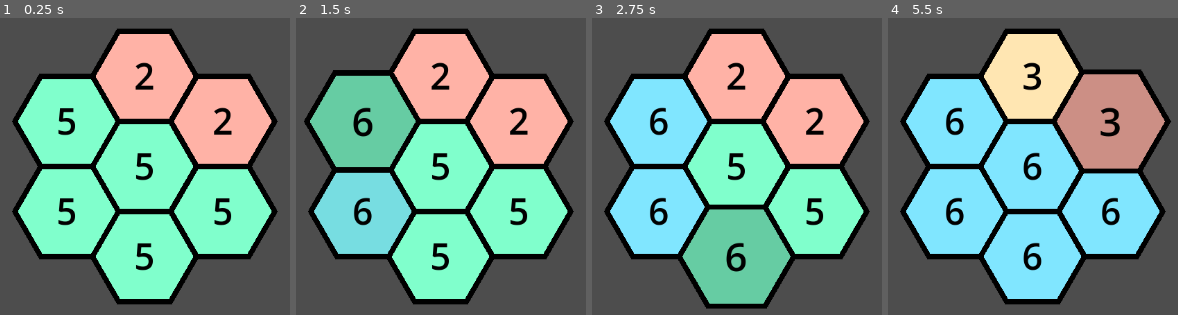
Above: before the commit, frames 1-4 (left to right).
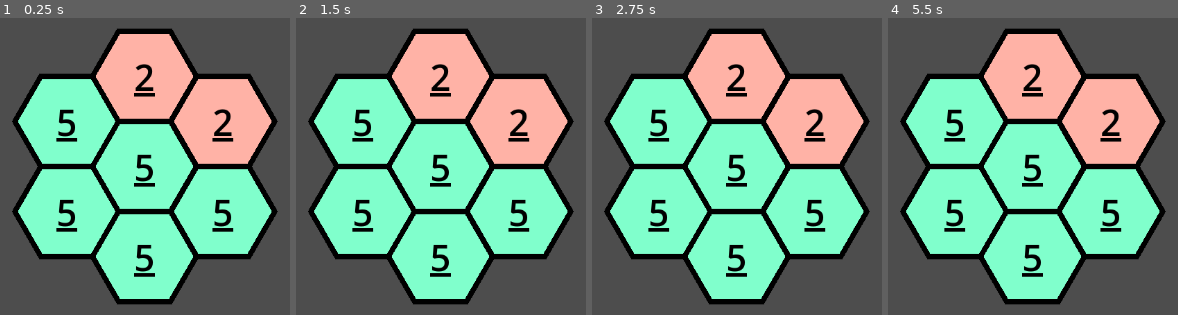
Above: after the commit, the same moments.

Repository: CattacoCattaco/Fillhex
Game: Godot game, scene res://hex_grid/hex_grid.tscn
Same seed, same stepped clock (60 frames per second), same inputs: the game is played once before the commit and once after it.
Inputs (mouse positions are in pixels of both pictures, inside the frame that each line leads up to):
- Up to frame 1 (0.25 s): no input
- Up to frame 2 (1.5 s): tap Enter at 0.5 s; move the mouse to (362, 211) at 0.52 s; hold Right 0.53-1.28 s; tap Alt at 0.6 s; click (362, 211) at 0.67 s; tap Space at 1.25 s; move the mouse to (362, 121) at 1.27 s; hold Down from 1.28 s (still down); tap Shift at 1.35 s; click (362, 121) at 1.42 s
- Up to frame 3 (2.75 s): tap Enter at 2 s; move the mouse to (737, 255) at 2.02 s; release Down at 2.03 s; hold Right from 2.03 s (still down); tap Alt at 2.1 s; click (737, 255) at 2.17 s
- Up to frame 4 (5.5 s): tap Space at 2.75, 4.25 s; move the mouse to (1033, 166) at 2.77 s; release Right at 2.78 s; hold Up 2.78-3.53 s; tap Shift at 2.85, 4.35 s; click (1033, 166) at 2.92 s; tap Enter at 3.5 s; move the mouse to (1033, 77) at 3.52 s; hold Left 3.53-5.03 s; tap Alt at 3.6, 5.1 s; click (1033, 77) at 3.67 s; move the mouse to (1111, 211) at 4.27 s; click (1111, 211) at 4.42 s; move the mouse to (1111, 121) at 5.02 s; hold Down from 5.03 s (still down); click (1111, 121) at 5.17 s

The runs differ from the first frame. In frame 1, 2.3% of the frame differs, in the area x 19-81%, y 14-88%; in frame 2, 18%; in frame 3, 26%; in frame 4, 53%, in the area x 6-98%, y 5-95%.

Commit message:
Create Givens
A hex can now be given, meaning that it can't be edited as it is known to be correct. It is underlined to show that it is given

Diff:
--- a/hex/hex.gd
+++ b/hex/hex.gd
@@ -35,16 +35,22 @@
 		number = value
 		queue_redraw()
 
+@export var given: bool = true:
+	set(value):
+		given = value
+		queue_redraw()
 
 @export var update: bool = false:
 	set(value):
 		update = false
 		queue_redraw()
 
+
 @onready var color: Color = COLORS[number]:
 	set(value):
 		color = value
 		queue_redraw()
+
 
 var zoom_factor: float = 1.0:
 	set(value):
@@ -52,6 +58,8 @@
 		queue_redraw()
 
 var label: Label
+
+var zoom_tween: Tween
 
 
 func _ready() -> void:
@@ -68,32 +76,26 @@
 
 	draw_polyline(corners, Color.BLACK, max(scale_factor * 0.1, 3))
 
-	if not label:
-		label = Label.new()
-
-		add_child(label)
-
-		label.label_settings = LabelSettings.new()
-
-	label.label_settings.font_color = Color.BLACK
-	label.label_settings.font_size = floori(scale_factor * 0.7 * zoom_factor)
-
-	label.size.x = scale_factor * 2
-	label.size.y = scale_factor * sqrt(3)
-
-	label.horizontal_alignment = HORIZONTAL_ALIGNMENT_CENTER
-	label.vertical_alignment = VERTICAL_ALIGNMENT_CENTER
 
 	if number != 0:
-		label.text = str(number)
-	else:
-		label.text = ""
+		var font: Font = get_theme_default_font()
+		var font_size: int = floori(scale_factor * 0.7 * zoom_factor)
+		var hex_center := Vector2(scale_factor, scale_factor * sqrt(3) / 2)
+		var character_size := font.get_char_size("2".unicode_at(0), font_size)
+		var char_pos := Vector2(hex_center.x - character_size.x / 2, hex_center.y + font_size / 2.0)
+		char_pos -= Vector2(0, 4)
+		draw_char(font, char_pos, str(number), font_size, Color.BLACK)
+
+		if given:
+			var underline_start := char_pos + Vector2(0, 5)
+			var underline_end := char_pos + Vector2(character_size.x, 5)
+			draw_line(underline_start, underline_end, Color.BLACK, 5)
 
 
 func _gui_input(event: InputEvent) -> void:
 	if event is InputEventMouseButton:
 		if event.button_index == MOUSE_BUTTON_LEFT:
-			if event.pressed:
+			if event.pressed and not given:
 				if number < len(COLORS) - 1:
 					number += 1
 				else:
@@ -101,17 +103,29 @@
 
 
 func _mouse_entered() -> void:
-	var tween: Tween = create_tween()
-	tween.tween_property(self, "color", HOVERED_COLORS[number], 0.1)
-	tween.tween_property(self, "zoom_factor", 1.1, 0.15)
+	if given:
+		return
+
+	if zoom_tween:
+		zoom_tween.kill()
+	zoom_tween = create_tween()
+
+	zoom_tween.tween_property(self, "color", HOVERED_COLORS[number], 0.1)
+	zoom_tween.tween_property(self, "zoom_factor", 1.1, 0.15)
 	z_index = 5
 
 
 func _mouse_exited() -> void:
-	var tween: Tween = create_tween()
-	tween.tween_property(self, "zoom_factor", 1.0, 0.15)
-	tween.tween_property(self, "color", COLORS[number], 0.1)
-	tween.tween_callback(reset_z)
+	if given:
+		return
+
+	if zoom_tween:
+		zoom_tween.kill()
+	zoom_tween = create_tween()
+
+	zoom_tween.tween_property(self, "zoom_factor", 1.0, 0.15)
+	zoom_tween.tween_property(self, "color", COLORS[number], 0.1)
+	zoom_tween.tween_callback(reset_z)
 	z_index = 4
 
 
